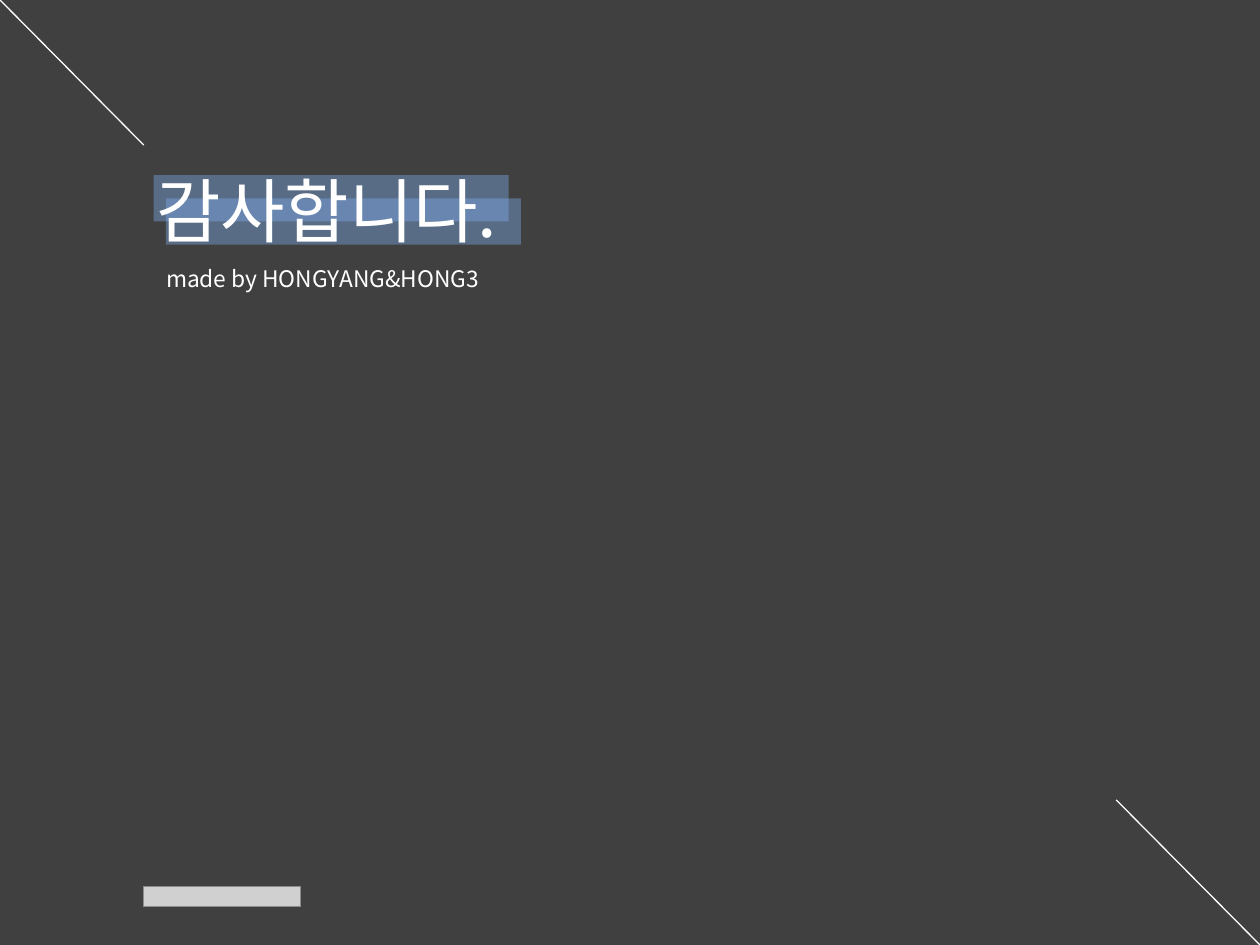
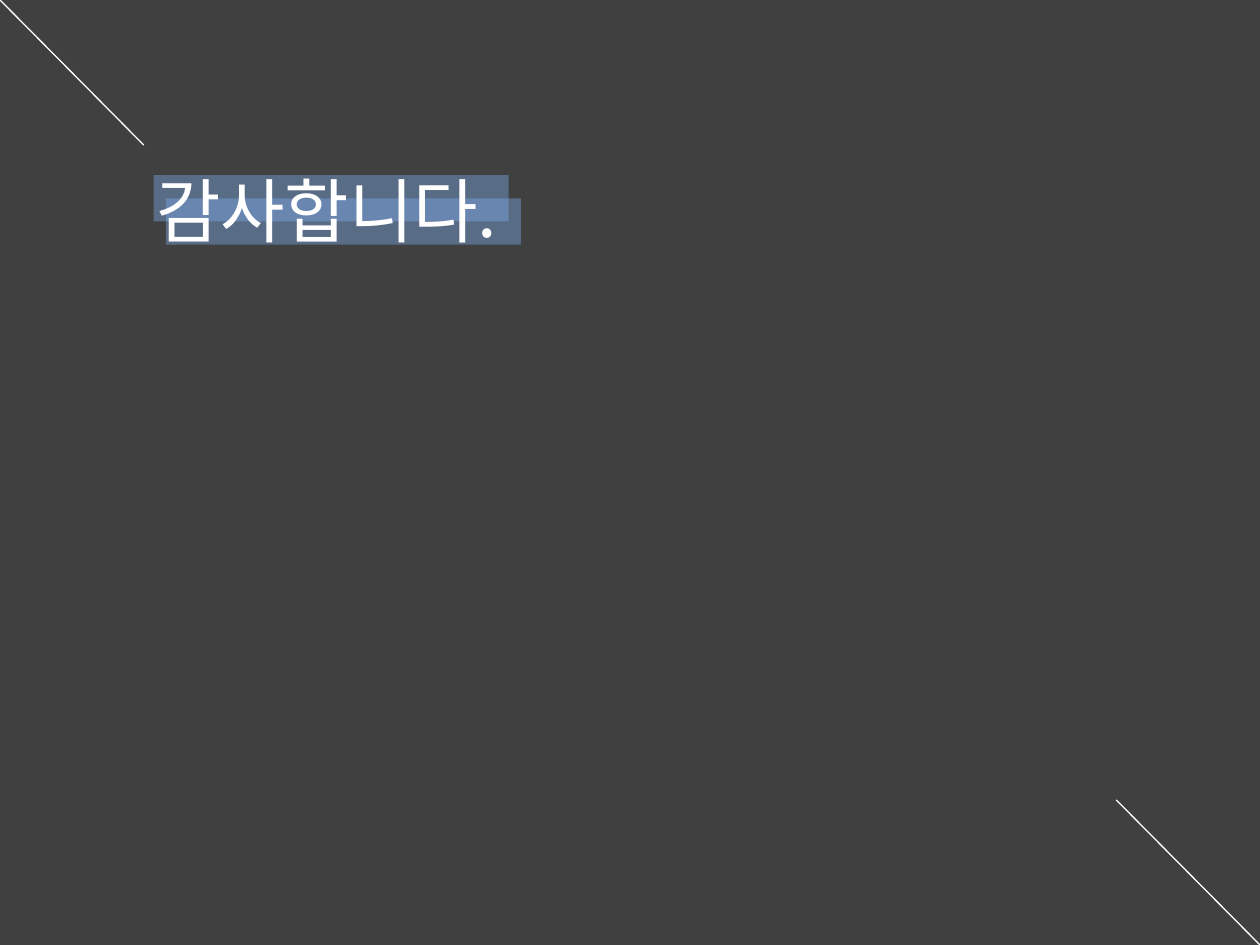
Before and after one commit to SeunghyunKing/OS_blue09, a slide deck: slide 16 of ppt.pptx (slide 18 before the commit). Drawn at 1260x945 pixels with LibreOffice and Linux fonts; fonts in the diff are those of the drawing; grey boxes stand for pictures. Boxes give left, top, right and bottom in pixels: in the first picture for what was removed or moved away, otherwise in the second. Text is boxed around its words. In the diff, an @@ line names an element or a change of style, - is before the commit and + after.

```diff
--- a/ppt.pptx
+++ b/ppt.pptx
@@ text removed at (166,269,478,293) @@
-made by HONGYANG&HONG3
@@ picture removed at (144,887,300,907) @@
```
Also in this commit, not shown: 2 other slides changed, 2 slides added, 4 slides removed.
